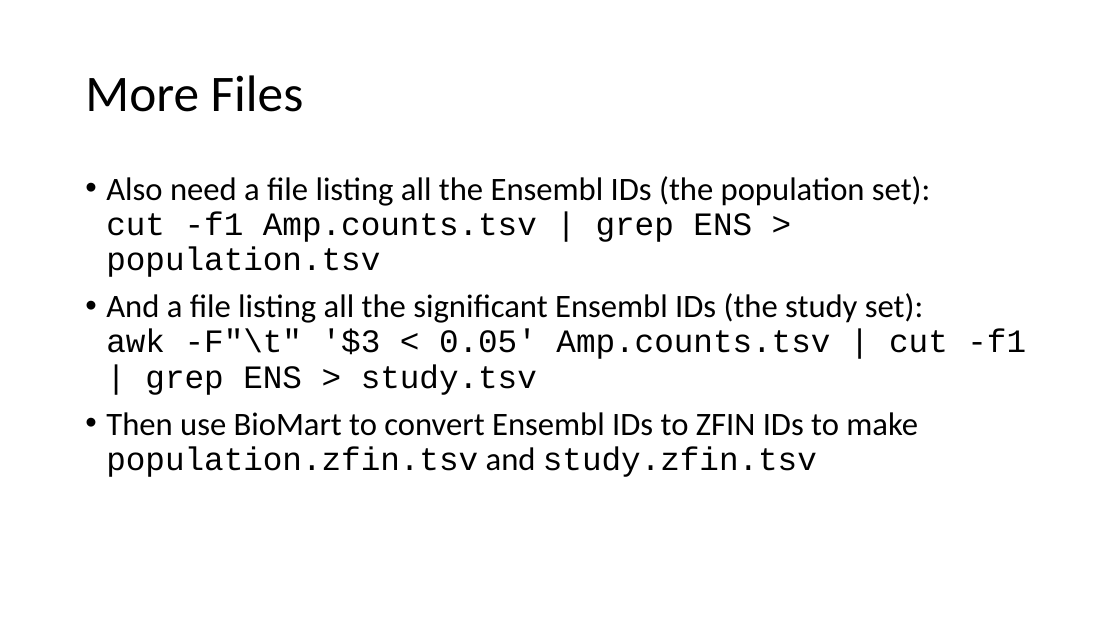
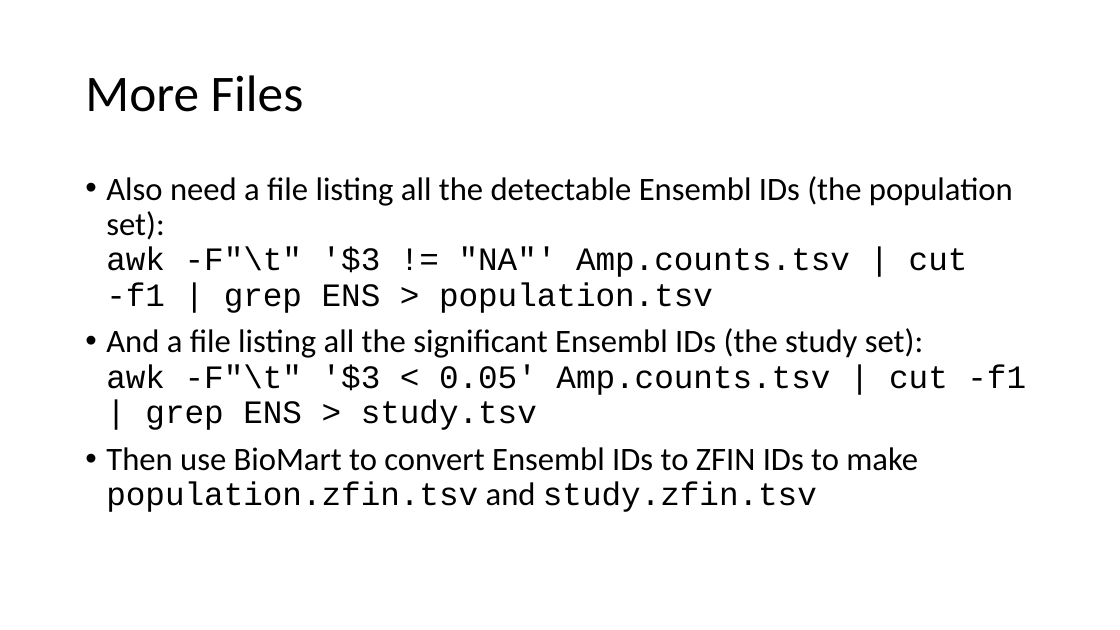
Before and after one commit to iansealy/funcgen2022, a slide deck: slide 8 of downloads/zfa-term-enrichment.pptx. Drawn at 1120x630 pixels with LibreOffice and Linux fonts; fonts in the diff are those of the drawing. Boxes give left, top, right and bottom in pixels: in the first picture for what was removed or moved away, otherwise in the second. Text is boxed around its words. In the diff, an @@ line names an element or a change of style, - is before the commit and + after.

Commit message:
Improve population set.

```diff
--- a/downloads/zfa-term-enrichment.pptx
+++ b/downloads/zfa-term-enrichment.pptx
@@ text at (106, 176, 1013, 313): text changed @@
-• Also need a file listing all the Ensembl IDs (the population set):
-  cut -f1 Amp.counts.tsv | grep ENS > population.tsv
+• Also need a file listing all the detectable Ensembl IDs (the population set):
+  awk -F"\t" '$3 != "NA"' Amp.counts.tsv | cut -f1 | grep ENS > population.tsv
```
Also in this commit, not shown: 1 other slide changed, 1 slide added, 2 other files.
